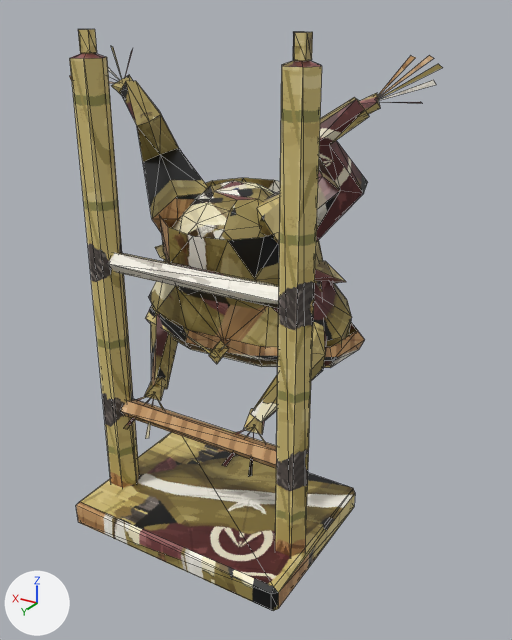
One commit to the glTF model public/models/lowpix/figures/hashigo/sakadachi.glb: the scene before it, then after it.
Camera for both pictures: a 50 mm camera at (-37.9, 53.6, 53.0) aimed at (-2.6, -5.2, 23.6). The axes (+X, +Y, +Z) are drawn at lower left. The lights are the same throughout. The first picture is the older version. Mesh edges are drawn as thin lines. Where no turn or scale is listed for an object, it has been applied to the vertices. Vertices at exactly the same position are counted once.

The first picture shows 'arm_l.001', 'arm_r.001', 'body.001', 'ladder', 'leg_l.001', 'leg_r.001'.
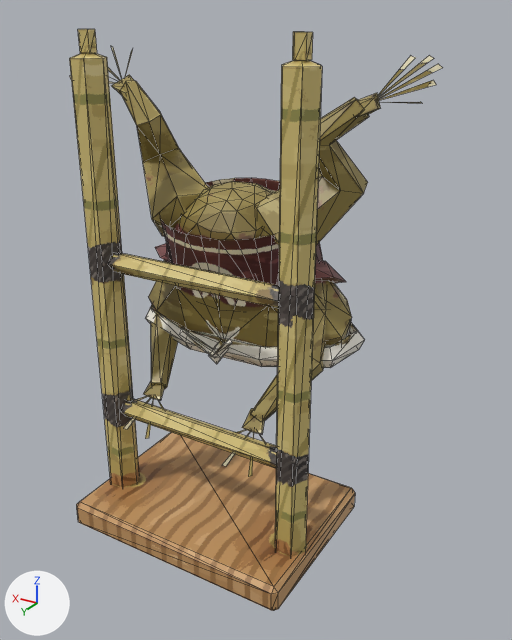
Where the newer file only moved an object's origin or applied its transform, the numbers keep the older frame.

Where the change shows, as pixel boxes (x1, y1, x2, y2) in the pictures (512 x 640 px; the box of a moved part takes in the faces that stretch with it):
'leg_l.001', reshaped
    before: (257, 55, 443, 244)
    after: (257, 55, 443, 246)
'leg_r.001', reshaped
    before: (70, 46, 208, 232)
    after: (70, 46, 208, 237)
'arm_r.001', reshaped
    before: (124, 245, 178, 439)
    after: (124, 243, 178, 439)
part 1 of me_arm_l_001, moved or reshaped
    before: (243, 281, 332, 434)
    after: (242, 281, 328, 434)
part 2 of me_arm_l_001, surface changed
    both: (222, 261, 346, 477)
part 3 of me_arm_r_001, moved or reshaped
    before: (145, 314, 178, 401)
    after: (144, 314, 178, 401)
part 4 of me_arm_r_001, surface changed
    both: (124, 245, 167, 439)
part 5 of me_leg_l_001, moved or reshaped
    before: (257, 170, 364, 244)
    after: (257, 170, 363, 246)
part 6 of me_leg_l_001, moved or reshaped
    both: (357, 93, 380, 117)
part 7 of me_leg_l_001, surface changed
    both: (257, 55, 443, 241)
part 8 of me_leg_r_001, reshaped
    before: (112, 75, 201, 232)
    after: (112, 75, 200, 237)
part 9 of me_leg_r_001, surface changed
    both: (70, 46, 208, 219)
part 10 of me_body_001, cut back
    both: (157, 178, 323, 358)
part 11 of me_body_001, surface changed
    both: (145, 204, 364, 368)
part 12 of me_ladder_001, moved or reshaped
    both: (80, 432, 355, 593)
part 13 of me_ladder_001, moved or reshaped
    before: (76, 502, 270, 594)
    after: (77, 502, 270, 594)
part 14 of me_ladder_001, surface changed
    both: (71, 53, 321, 611)

What changed in the scene script:
```text
Change me_arm_l_001:
    remove me_arm_l_001.from_pydata(...)  # 43 vertices, 54 faces; spans x -4.3..4.3, y -8.5..8.5, z -9.3..9.3
    add me_arm_l_001.from_pydata(...)  # 49 vertices, 66 faces; spans x -4.0..4.3, y -8.5..8.5, z -9.3..9.3
    me_arm_l_001 part 1
    6 vertices are removed from x -4.3..1.8, y -7.4..5.2, z -6.4..8.3
    26 faces are deleted
    12 vertices are added at x -4.0..2.1, y -7.4..5.3, z -6.7..8.5
    38 new faces join them
    me_arm_l_001 part 2: 28 kept faces spanning x -3.8..4.3, y -8.5..8.5, z -9.3..9.3 get new texture (UV) coordinates
Change me_arm_r_001:
    remove me_arm_r_001.from_pydata(...)  # 43 vertices, 54 faces; spans x -4.4..4.4, y -8.0..8.0, z -9.2..9.2
    add me_arm_r_001.from_pydata(...)  # 49 vertices, 66 faces; spans x -4.4..4.4, y -8.0..8.0, z -9.2..9.2
    me_arm_r_001 part 3
    6 vertices are removed from x -2.1..0.5, y -6.8..4.7, z -6.3..8.1
    28 faces are deleted
    12 vertices are added at x -1.9..0.7, y -6.8..4.8, z -6.6..8.0
    40 new faces join them
    me_arm_r_001 part 4: 25 kept faces spanning x -4.4..4.4, y -8.0..8.0, z -9.2..9.2 get new texture (UV) coordinates
Change me_leg_l_001:
    remove me_leg_l_001.from_pydata(...)  # 47 vertices, 61 faces; spans x -8.7..8.6, y -4.1..4.0, z -9.5..9.5
    add me_leg_l_001.from_pydata(...)  # 53 vertices, 73 faces; spans x -8.7..8.5, y -4.1..4.0, z -9.4..9.5
    me_leg_l_001 part 5: 2 vertices moved from x 6.8..8.6, y -1.3..-0.1, z -8.5..-4.6 to x 7.6..8.5, y -1.4..-0.4, z -7.6..-4.2; 2 vertices removed from x 3.4..6.8, y 1.5..3.0, z -9.5..-6.7; 6 vertices added at x 2.9..8.3, y -0.9..3.0, z -9.4..-6.0
    me_leg_l_001 part 6: 2 vertices removed from x -3.7..-1.0, y 0.7..1.1, z 5.4..5.8; 4 vertices added at x -3.9..-1.0, y 0.2..1.3, z 5.3..6.2
    me_leg_l_001 part 7: 43 kept faces spanning x -8.7..8.5, y -4.1..4.0, z -9.4..9.5 get new texture (UV) coordinates
Change me_leg_r_001:
    remove me_leg_r_001.from_pydata(...)  # 47 vertices, 61 faces; spans x -8.6..8.6, y -4.4..4.5, z -9.5..9.5
    add me_leg_r_001.from_pydata(...)  # 53 vertices, 73 faces; spans x -8.6..8.6, y -4.4..4.5, z -9.5..9.5
    me_leg_r_001 part 8
    5 vertices are removed from x -6.6..1.8, y -1.0..3.7, z -9.5..5.4
    22 faces are deleted
    1 vertex moves from x -8.3, y 0.3, z -6.8 to x -7.8, y -0.5, z -7.6
    11 vertices are added at x -8.4..2.1, y -1.0..3.7, z -9.4..5.6
    34 new faces join them
    me_leg_r_001 part 9: 39 kept faces spanning x -8.6..8.6, y -4.4..4.5, z -9.5..9.5 get new texture (UV) coordinates
Change me_body_001:
    remove me_body_001.from_pydata(...)  # 152 vertices, 263 faces; spans x -13.3..13.4, y -8.9..8.9, z -10.6..10.6
    add me_body_001.from_pydata(...)  # 185 vertices, 318 faces; spans x -13.3..13.4, y -8.9..9.1, z -10.5..10.6
    me_body_001 part 10
    38 vertices are removed from x -9.0..8.3, y -6.1..8.9, z -10.6..10.4
    106 faces are deleted
    9 vertices move from x -7.7..7.4, y -5.2..5.5, z 8.3..10.6 to x -7.9..7.5, y -5.1..5.7, z 8.4..9.9
    71 vertices are added at x -8.7..8.3, y -5.9..9.1, z -10.5..10.6
    161 new faces join them
    me_body_001 part 11: 157 kept faces spanning x -13.3..13.4, y -8.9..7.4, z -9.0..9.8 get new texture (UV) coordinates
Change me_ladder_001:
    remove me_ladder_001.from_pydata(...)  # 89 vertices, 150 faces; spans x -13.0..13.0, y -9.5..9.5, z -25.9..25.9
    add me_ladder_001.from_pydata(...)  # 92 vertices, 156 faces; spans x -13.0..13.0, y -9.5..9.5, z -25.9..25.9
    me_ladder_001 part 12: 2 vertices removed from x -12.6..12.6, y -9.3, z -23.1; 4 vertices added at x -12.5..12.5, y -9.5..-9.0, z -23.4..-22.9
    me_ladder_001 part 13: 1 vertex removed from x 12.8, y 9.3, z -23.3; 2 vertices added at x 12.5..13.0, y 9.0..9.5, z -23.4
    me_ladder_001 part 14: 53 kept faces spanning x -13.0..13.0, y -9.5..9.5, z -25.9..25.9 get new texture (UV) coordinates
```
